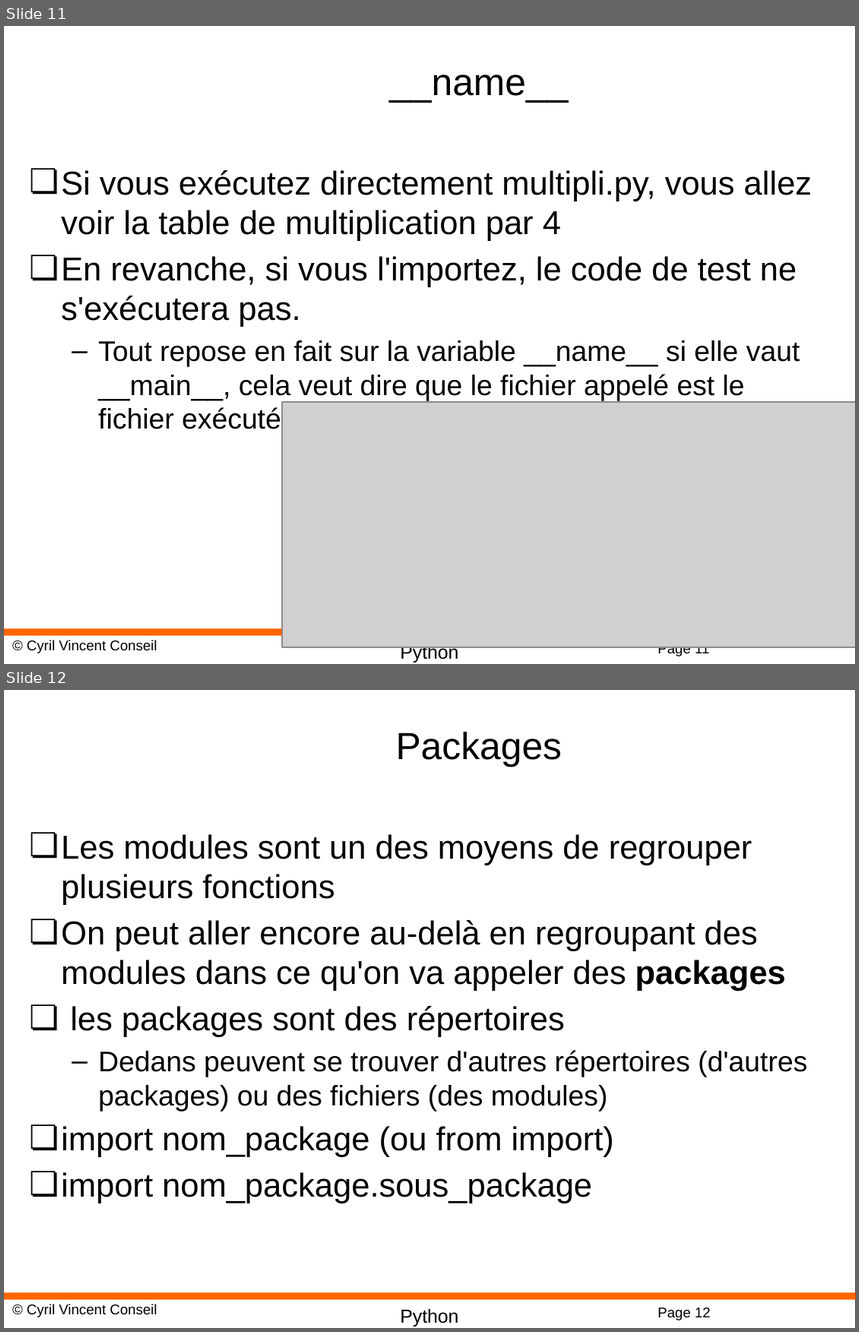
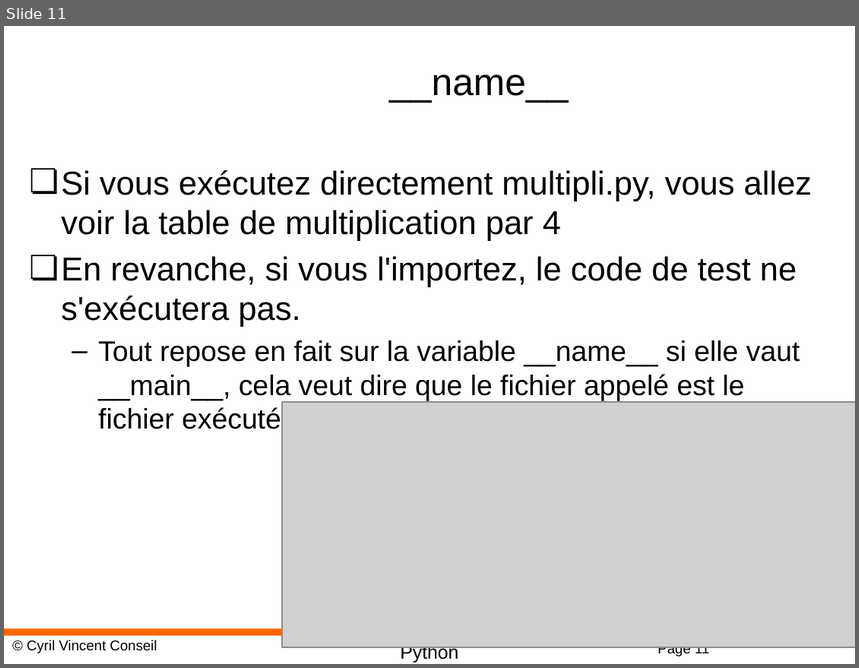
Before and after one commit to cyrilvincent/python, a slide deck: ppt/Python05-Modules.pptx. Shown one above the other, each under a label of ours: slides 11 and 12 before the commit, slide 11 after it. The pictures are 859x1332 and 859x668 pixels, drawn with LibreOffice and Linux fonts; fonts in the diff are those of the drawing; grey boxes stand for pictures; background and template pictures are left out. Boxes give left, top, right and bottom in pixels: in the first picture for what was removed or moved away, otherwise in the second. Text is boxed around its words. In the diff, an @@ line names an element or a change of style, - is before the commit and + after.

```diff
--- a/ppt/Python05-Modules.pptx
+++ b/ppt/Python05-Modules.pptx
@@ slide 12 removed at [4, 690, 855, 1328], background #FFFFFF; not listed: 4 template elements that a slide beside it also shows @@
@@ title removed at [396, 732, 563, 767] @@
-Packages
@@ text removed at [61, 834, 807, 1204] @@
-❏ Les modules sont un des moyens de regrouper plusieurs fonctions
-❏ On peut aller encore au-delà en regroupant des modules dans ce qu'on va appeler des packages
-❏ les packages sont des répertoires
-  – Dedans peuvent se trouver d'autres répertoires (d'autres packages) ou des fichiers (des modules)
-❏ import nom_package (ou from import)
-❏ import nom_package.sous_package
```
Also in this commit, not shown: 2 other files.
